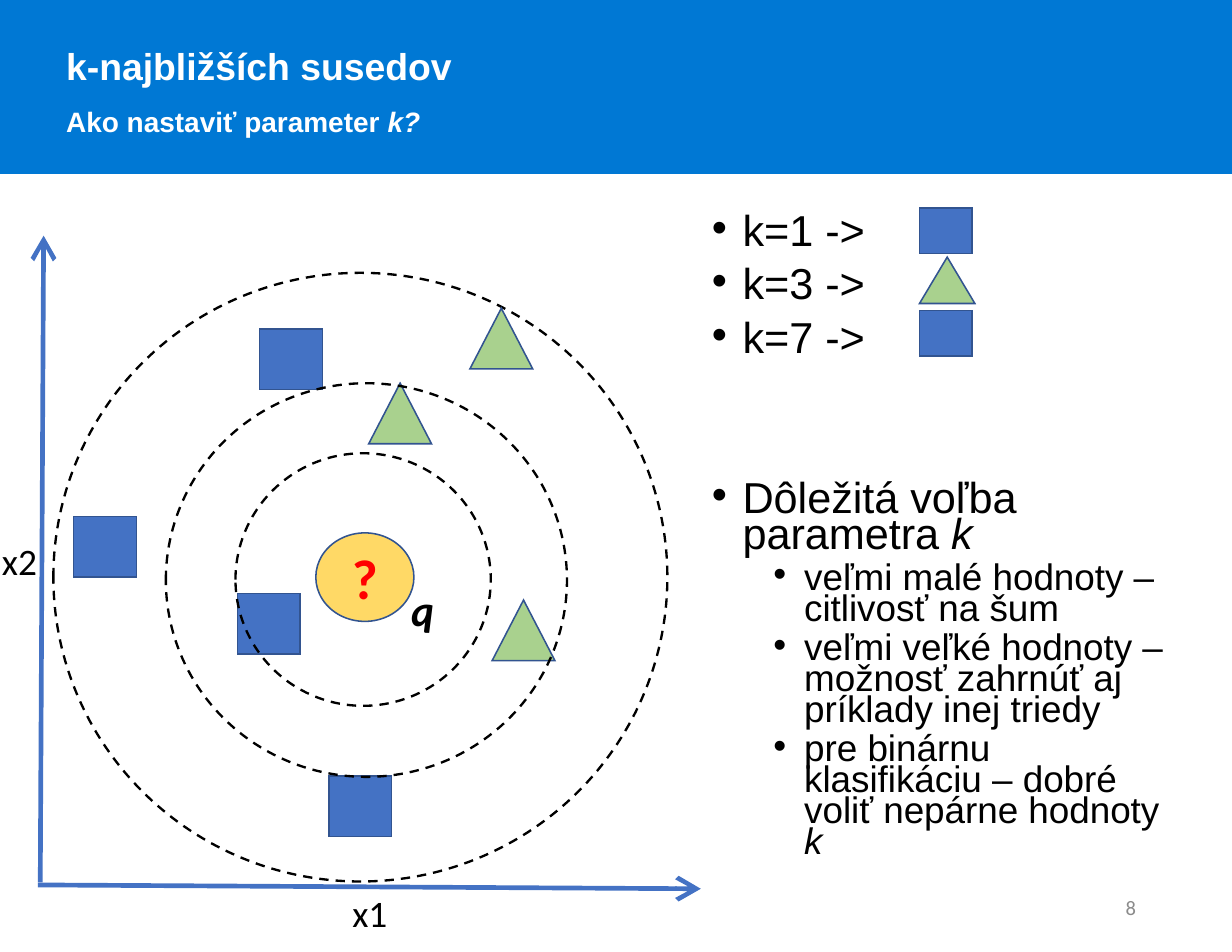
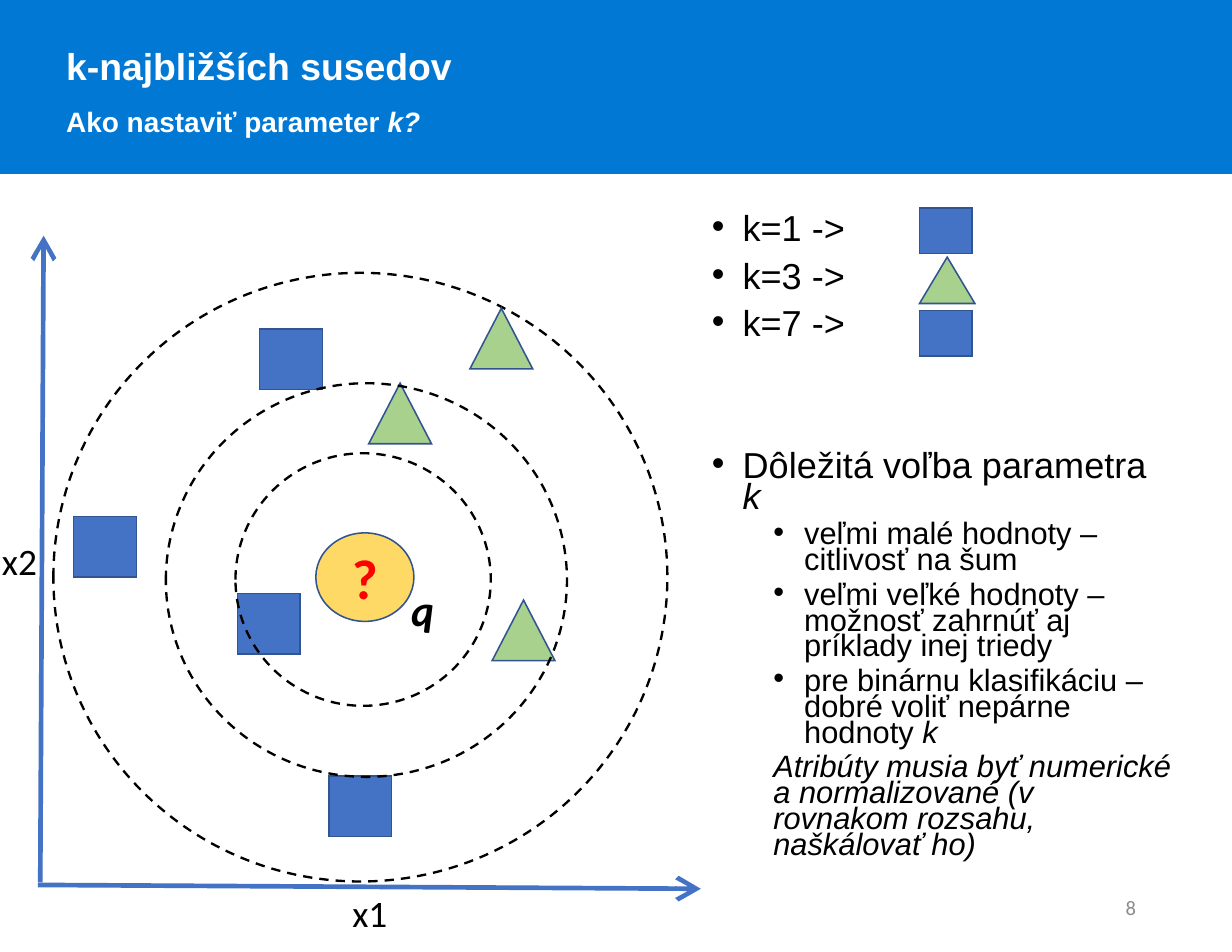
Before and after one commit to MichaellaSVK/WDA, a slide deck: slide 8 of 11/presentation/wda11_kNN.pptx. Drawn at 1232x952 pixels with LibreOffice and Linux fonts; fonts in the diff are those of the drawing. Boxes give left, top, right and bottom in pixels: in the first picture for what was removed or moved away, otherwise in the second. Text is boxed around its words. In the diff, an @@ line names an element or a change of style, - is before the commit and + after.

```diff
--- a/11/presentation/wda11_kNN.pptx
+++ b/11/presentation/wda11_kNN.pptx
@@ text at bbox=[743, 215, 1147, 748]: size 27.8 to 23.2 pt in "k=1 ->", "k=3 ->", "k=7 ->", "Dôležitá voľba parametra k"; size 23.7 to 19.8 pt in "veľmi malé hodnoty – citlivosť na šum", "veľmi veľké hodnoty – možnosť zahrnúť aj ...", "pre binárnu klasifikáciu – dobré voliť nepárne ..." @@
@@ text at bbox=[773, 754, 1171, 861]: paragraph added @@
+  Atribúty musia byť numerické a normalizované (v rovnakom rozsahu, naškálovať ho)
```
Also in this commit, not shown: 2 other slides changed, 1 other file.
